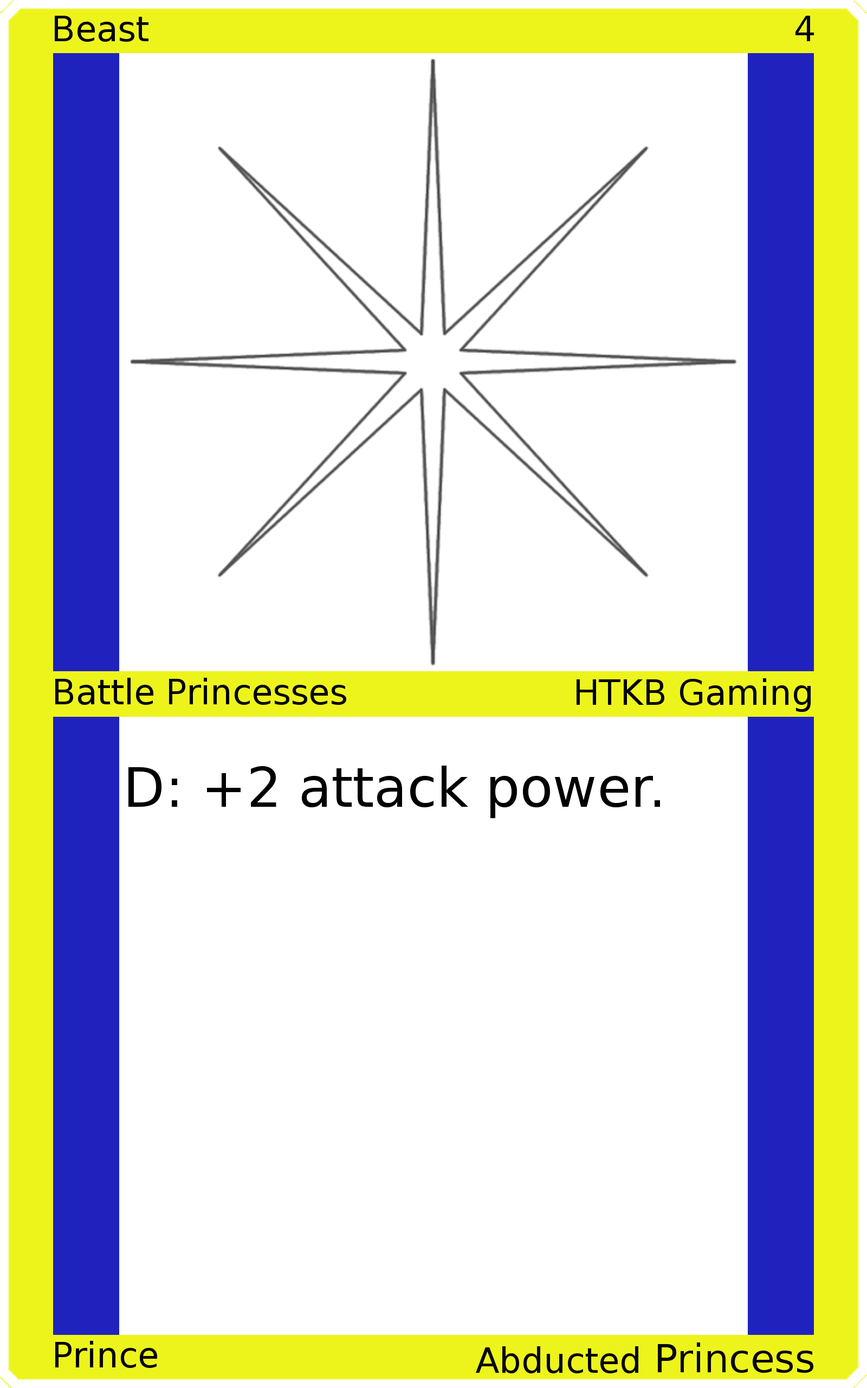
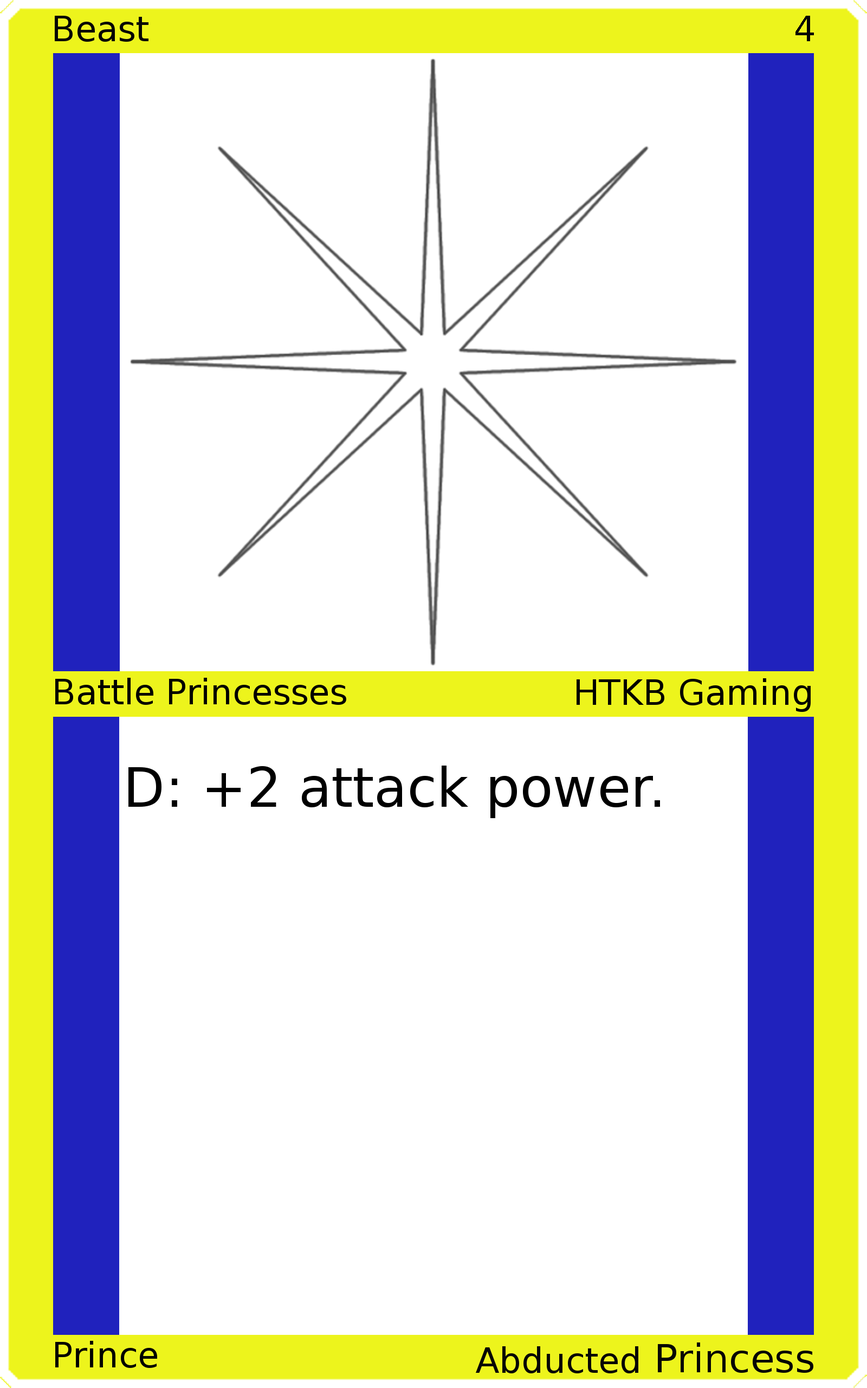
The second 867×1388 image is a revision of the first. Changes to its layers:
renamed "Symbol 1" to "Top Background", painted on it over [left=119, top=53, right=749, bottom=672]
